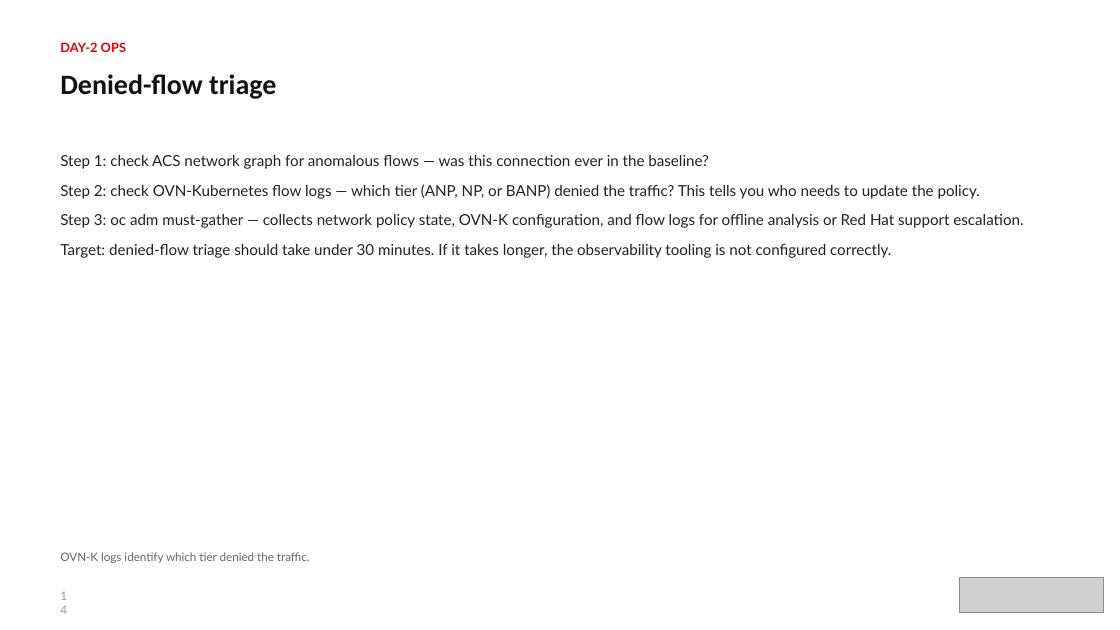
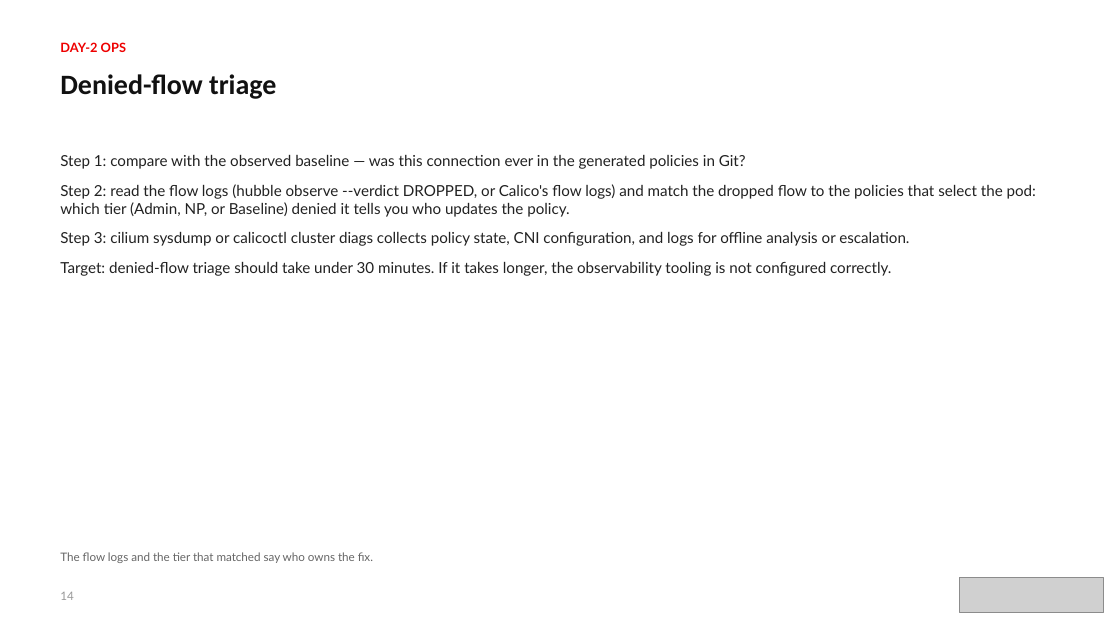
Before and after one commit to patterncatalyst/cloud-native-design-patterns, a slide deck: slide 14 of lgtm-presentation/Network-Policy-Process-Advisory.pptx. Drawn at 1120x630 pixels with LibreOffice and Linux fonts; fonts in the diff are those of the drawing; grey boxes stand for pictures. Boxes give left, top, right and bottom in pixels: in the first picture for what was removed or moved away, otherwise in the second. Text is boxed around its words. In the diff, an @@ line names an element or a change of style, - is before the commit and + after.

Commit message:
docs(deck): rework the network policy advisory to upstream Kubernetes and open source (S12)

```diff
--- a/lgtm-presentation/Network-Policy-Process-Advisory.pptx
+++ b/lgtm-presentation/Network-Policy-Process-Advisory.pptx
@@ text at (60,155,1036,246): text changed @@
-Step 1: check ACS network graph for anomalous flows — was this connection ever in the baseline?
-Step 2: check OVN-Kubernetes flow logs — which tier (ANP, NP, or BANP) denied the traffic? This tells you who needs to update the policy.
-Step 3: oc adm must-gather — collects network policy state, OVN-K configuration, and flow logs for offline analysis or Red Hat support escalation.
+Step 1: compare with the observed baseline — was this connection ever in the generated policies in Git?
+Step 2: read the flow logs (hubble observe --verdict DROPPED, or Calico's flow logs) and match the dropped flow to the policies that select the pod: which tier (Admin, NP, or Baseline) denied it tells you who updates the policy.
+Step 3: cilium sysdump or calicoctl cluster diags collects policy state, CNI configuration, and logs for offline analysis or escalation.
@@ text at (60,552,373,563): text changed @@
-OVN-K logs identify which tier denied the traffic.
+The flow logs and the tier that matched say who owns the fix.
@@ text "14" rewrapped from (52,585,80,607) to (60,592,73,600) @@
```
Also in this commit, not shown: 19 other slides changed, 6 other files.
